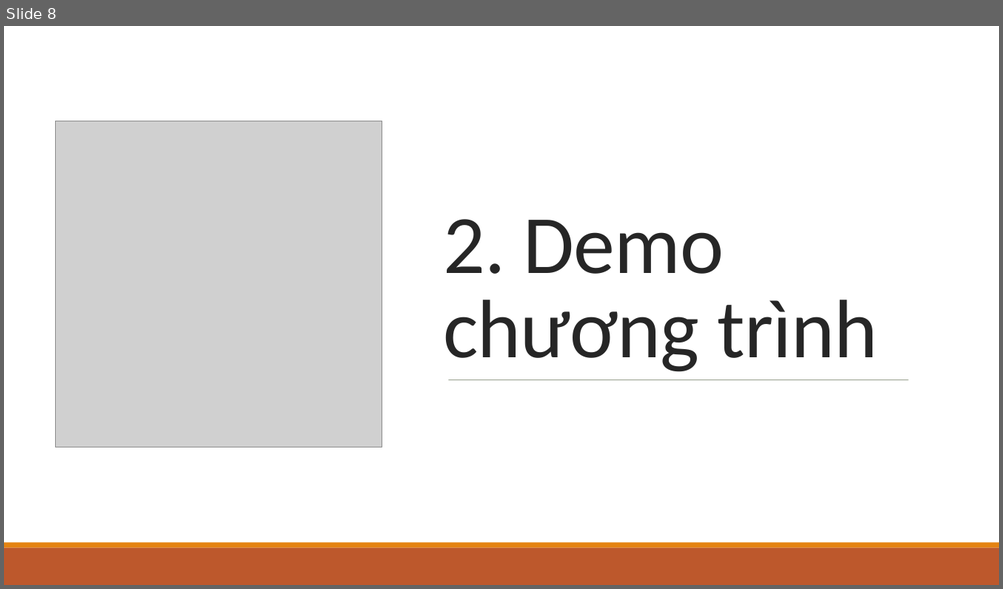
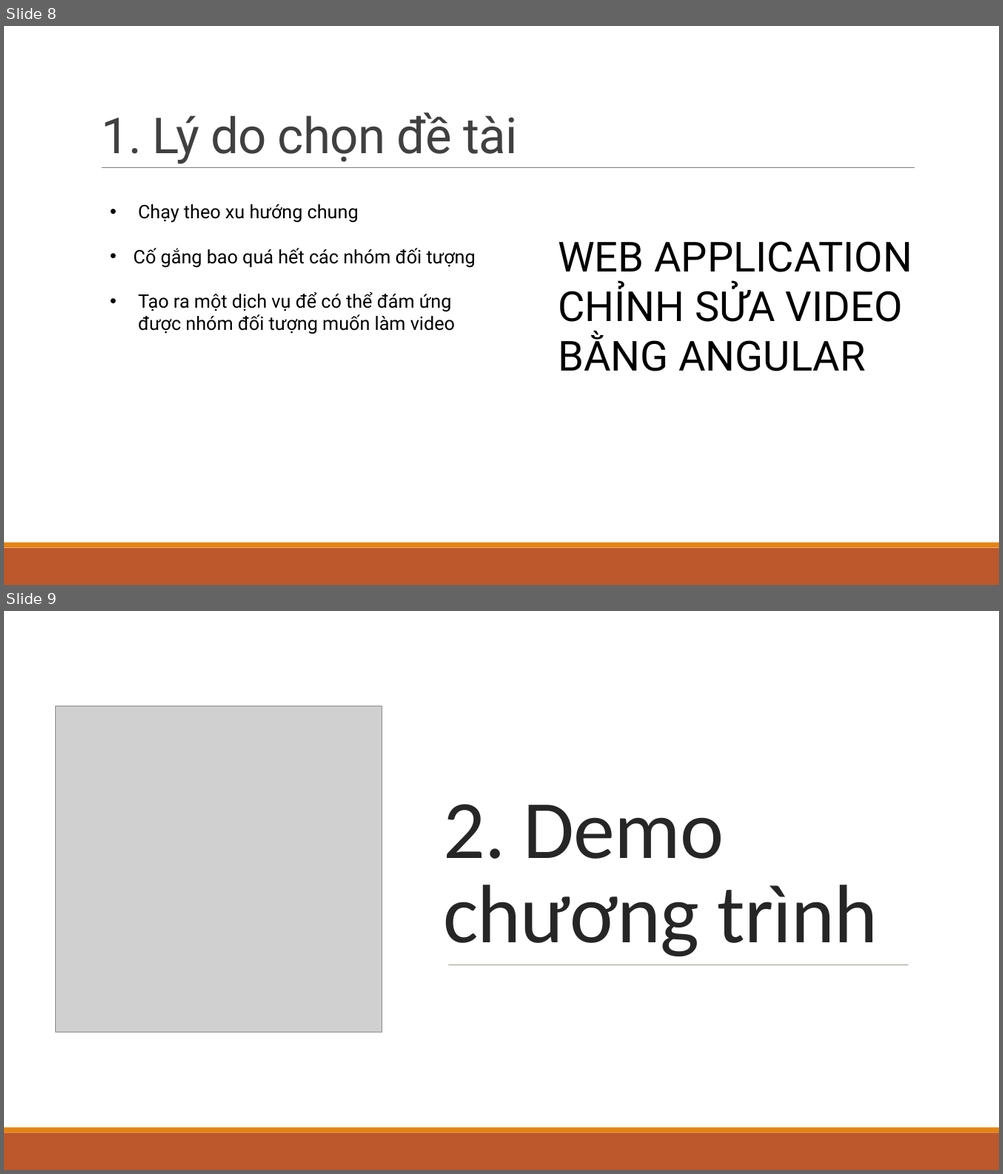
Before and after one commit to thedeadsheep/ang-VideoEditing, a slide deck: THIẾT KẾ VÀ XÂY DỰNG.pptx. Shown one above the other, each under a label of ours: slide 8 before the commit, slides 8 and 9 after it. The pictures are 1003x589 and 1003x1174 pixels, drawn with LibreOffice and Linux fonts; fonts in the diff are those of the drawing; grey boxes stand for pictures. Boxes give left, top, right and bottom in pixels: in the first picture for what was removed or moved away, otherwise in the second. Text is boxed around its words. In the diff, an @@ line names an element or a change of style, - is before the commit and + after.

```diff
--- a/THIẾT KẾ VÀ XÂY DỰNG.pptx
+++ b/THIẾT KẾ VÀ XÂY DỰNG.pptx
@@ slide 8 added at <box>4,26,999,585</box>, background #FFFFFF @@
@@ title added at <box>101,113,518,164</box>, 48 pt, text #404040 @@
+1. Lý do chọn đề tài
@@ line added from (102, 168) to (915, 168), #808080 0.5 pt @@
@@ text added at <box>134,204,475,335</box>, 18 pt, text #000000 @@
+• Chạy theo xu hướng chung
+• Cố gắng bao quá hết các nhóm đối tượng
+• Tạo ra một dịch vụ để có thể đám ứng được nhóm đối tượng muốn làm video
@@ text added at <box>558,241,912,372</box>, 40 pt, text #000000 @@
+WEB APPLICATION
+CHỈNH SỬA VIDEO
+BẰNG ANGULAR
@@ rectangle added at <box>4,548,999,585</box>, fill #BD582C @@
@@ rectangle added at <box>4,543,999,548</box>, fill #E48312 @@
@@ what was slide 8 is now slide 9 @@
```
Also in this commit, not shown: 5 other files.
